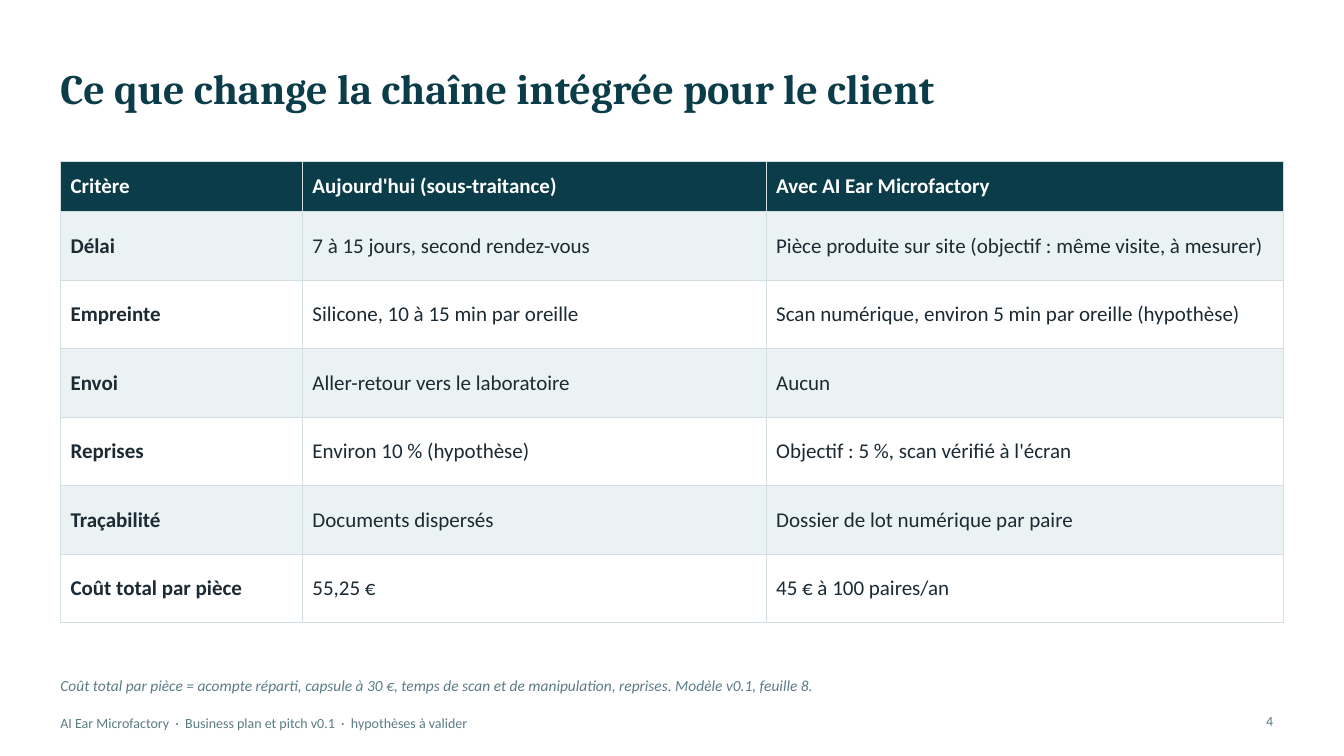
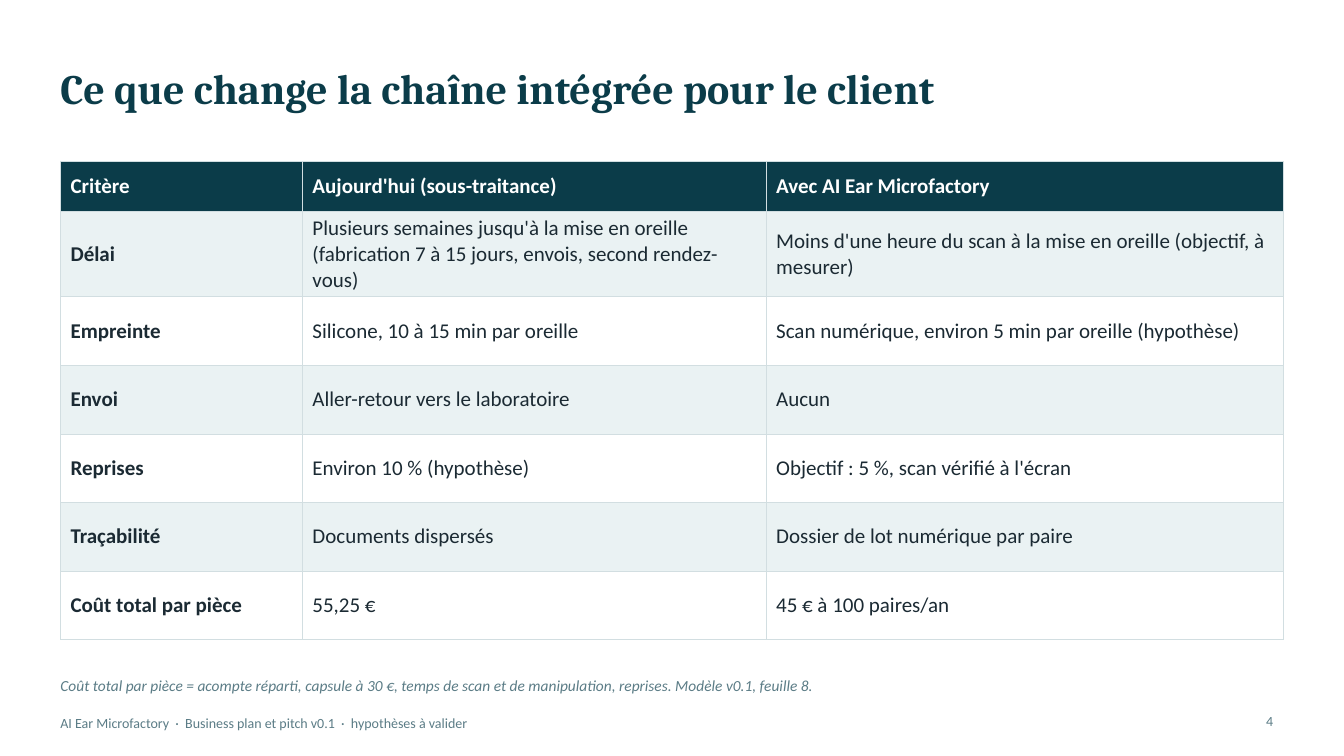
Before and after one commit to kreuille/Symphony_reborn, a slide deck: slide 4 of business/AI_Ear_Microfactory_Pitch_FR.pptx. Drawn at 1344x756 pixels with LibreOffice and Linux fonts; fonts in the diff are those of the drawing. Boxes give left, top, right and bottom in pixels: in the first picture for what was removed or moved away, otherwise in the second. Text is boxed around its words. In the diff, an @@ line names an element or a change of style, - is before the commit and + after.

```diff
--- a/business/AI_Ear_Microfactory_Pitch_FR.pptx
+++ b/business/AI_Ear_Microfactory_Pitch_FR.pptx
@@ table at (60,161,1284,620) @@
-row 2, column 2: 7 à 15 jours, second rendez-vous
+row 2, column 2: Plusieurs semaines jusqu'à la mise en oreille (fabrication 7 à 15 jours, envois, second rendez-vous)
-row 2, column 3: Pièce produite sur site (objectif : même visite, à mesurer)
+row 2, column 3: Moins d'une heure du scan à la mise en oreille (objectif, à mesurer)
```
Also in this commit, not shown: 9 other slides changed, 1 slide added, 5 other files.
